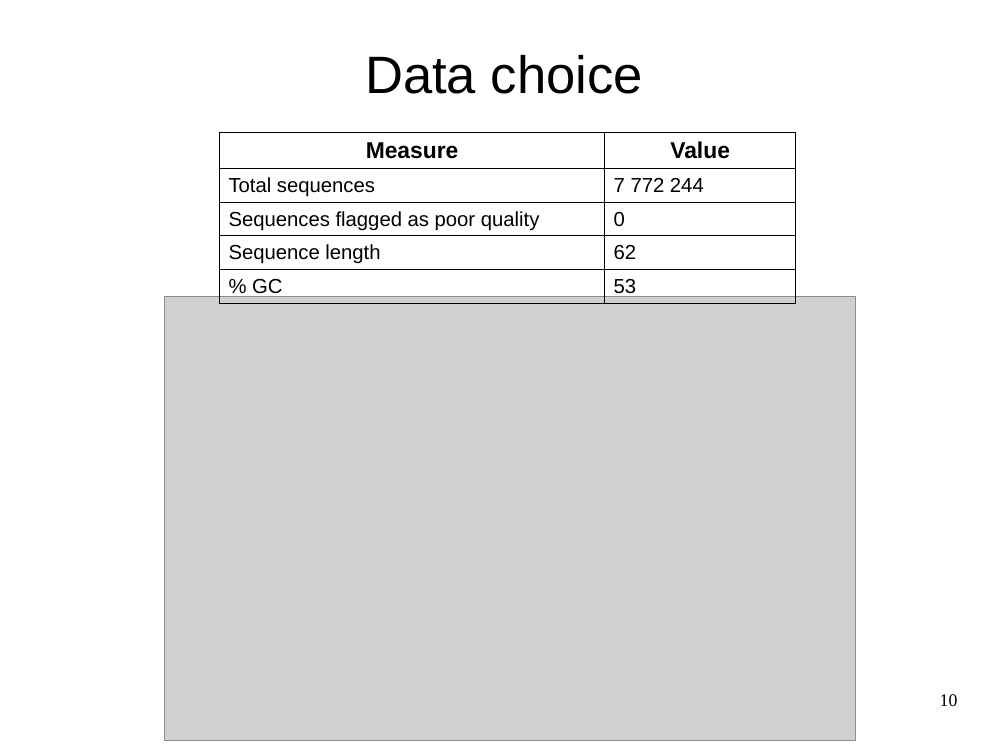
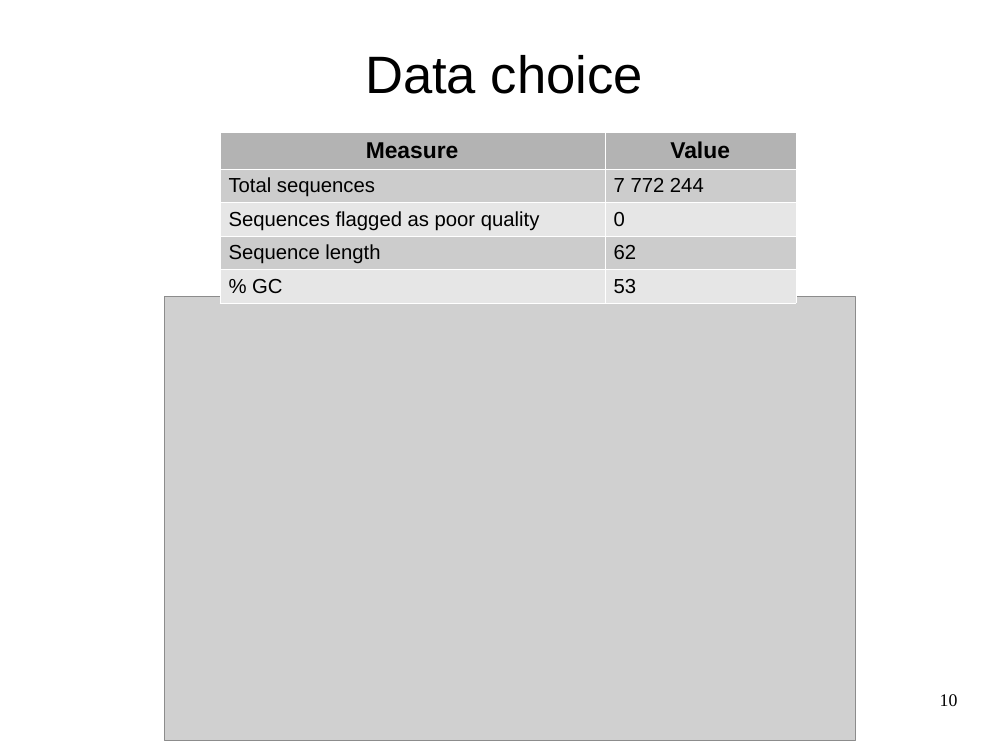
Before and after one commit to mesmeraf/stage_M2, a slide deck: slide 10 of presentation.odp. Drawn at 1008x756 pixels with LibreOffice and Linux fonts; fonts in the diff are those of the drawing; grey boxes stand for pictures; background and template pictures are left out. Boxes give left, top, right and bottom in pixels: in the first picture for what was removed or moved away, otherwise in the second. Text is boxed around its words. In the diff, an @@ line names an element or a change of style, - is before the commit and + after.

```diff
--- a/presentation.odp
+++ b/presentation.odp
@@ table at <box>220,132,796,298</box> @@
@@ fill none to #B3B3B3 in row 1 @@
@@ fill none to #CCCCCC in 4 cells @@
@@ fill none to #E6E6E6 in 4 cells @@
@@ borders changed @@
```
Also in this commit, not shown: 1 other slide changed, 4 slides added.
